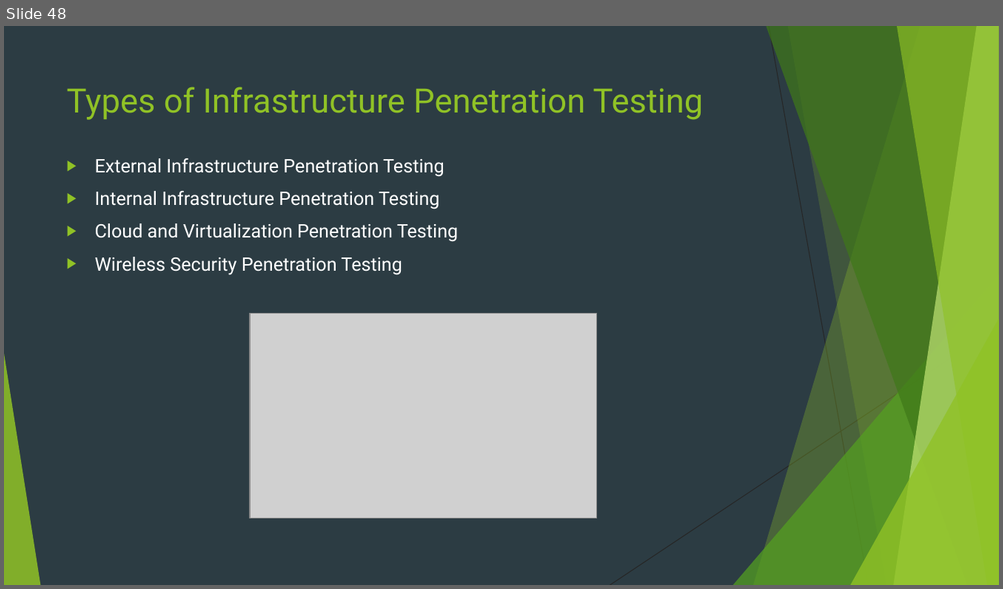
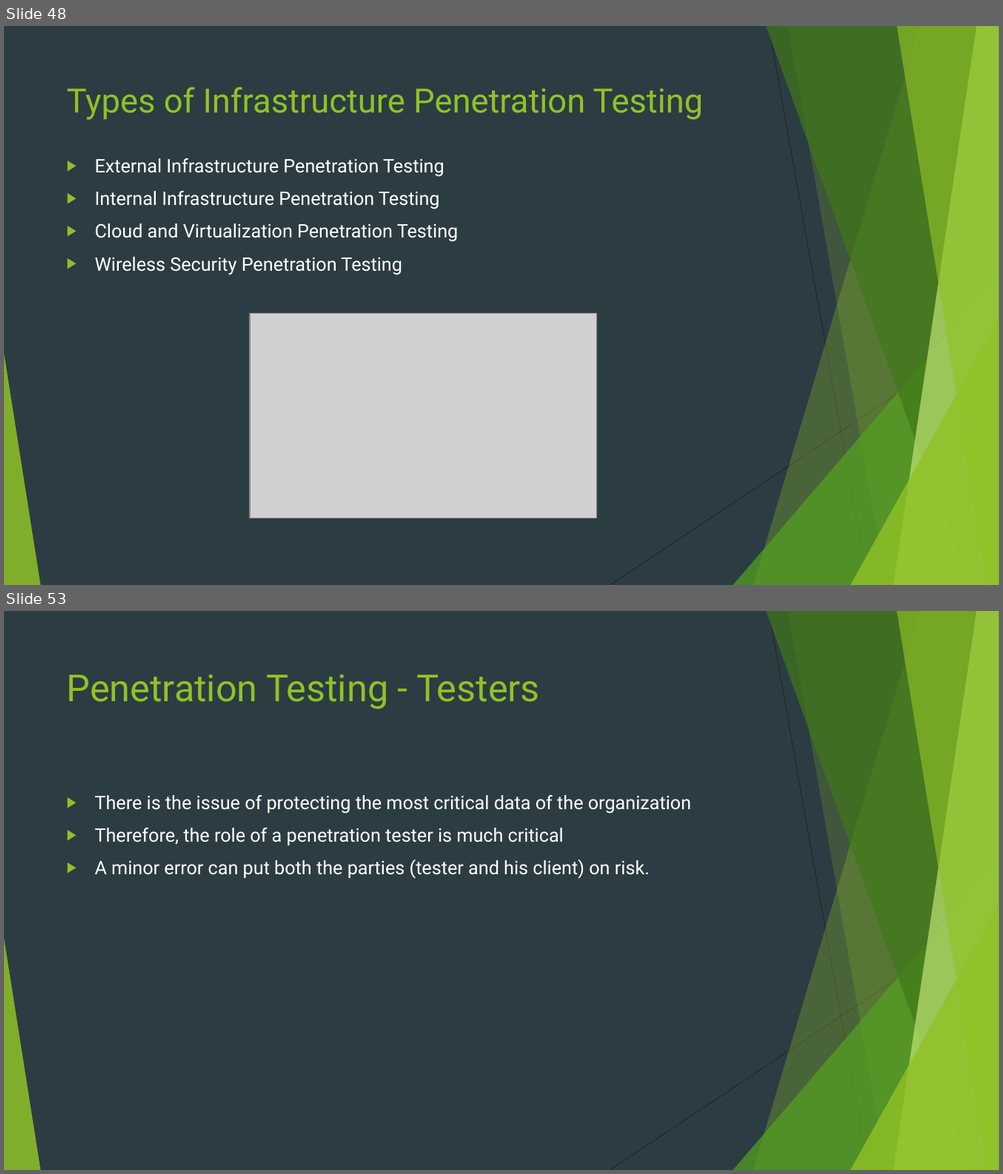
Before and after one commit to Navo26/SecurityTesting, a slide deck: PENETRATION TESTING.pptx. Shown one above the other, each under a label of ours: slide 48 before the commit, slides 48 and 53 after it; the slides between them are not shown. The pictures are 1003x589 and 1003x1174 pixels, drawn with LibreOffice and Linux fonts; fonts in the diff are those of the drawing; grey boxes stand for pictures. Boxes give left, top, right and bottom in pixels: in the first picture for what was removed or moved away, otherwise in the second. Text is boxed around its words. In the diff, an @@ line names an element or a change of style, - is before the commit and + after.

```diff
--- a/PENETRATION TESTING.pptx
+++ b/PENETRATION TESTING.pptx
@@ slide 53 added at [4,611,999,1170], background #2C3C43; not listed: 10 template elements that a slide beside it also shows @@
@@ title added at [67,675,540,709], 36 pt, text #90C226 @@
+Penetration Testing - Testers
@@ text added at [95,795,691,879], 18 pt, text #FFFFFF @@
+▶ There is the issue of protecting the most critical data of the organization
+▶ Therefore, the role of a penetration tester is much critical
+▶ A minor error can put both the parties (tester and his client) on risk.
```
Also in this commit, not shown: 1 slide changed, 7 other slides added.
